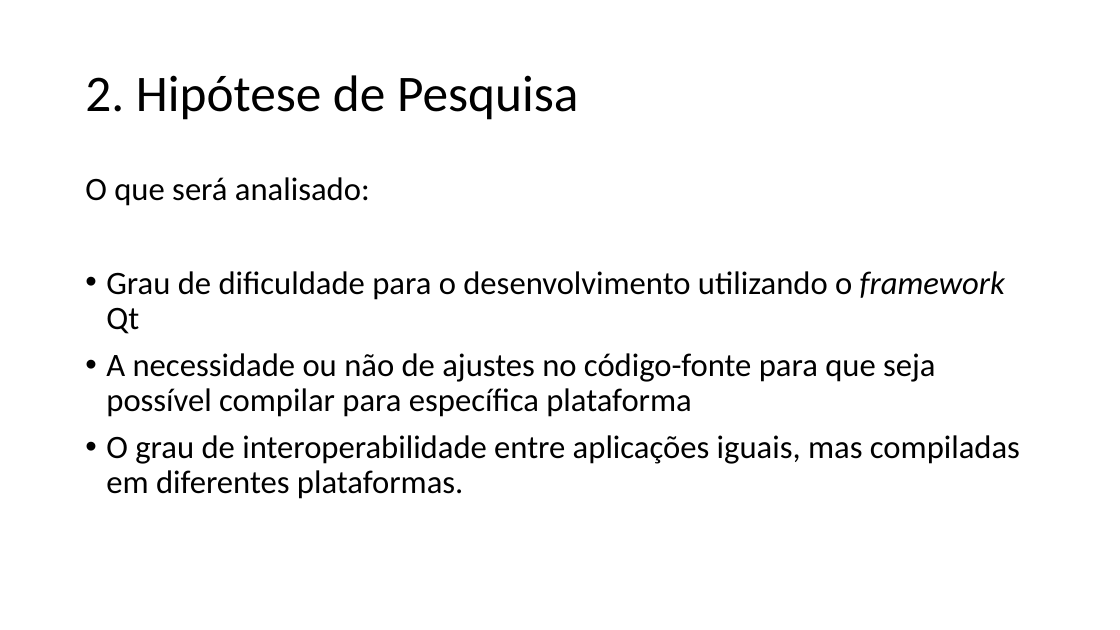
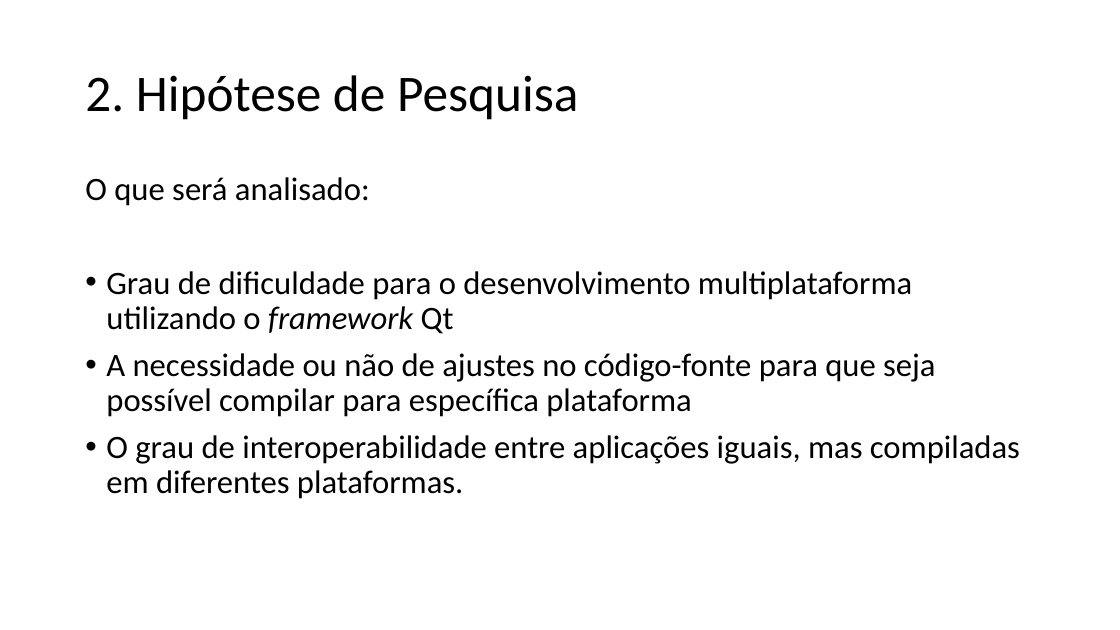
Before and after one commit to ricardopetrere/TCC_FTT, a slide deck: slide 7 of documentos/Apresentação_22_09.pptx. Drawn at 1120x630 pixels with LibreOffice and Linux fonts; fonts in the diff are those of the drawing. Boxes give left, top, right and bottom in pixels: in the first picture for what was removed or moved away, otherwise in the second. Text is boxed around its words. In the diff, an @@ line names an element or a change of style, - is before the commit and + after.

Commit message:
22_09

```diff
--- a/documentos/Apresentação_22_09.pptx
+++ b/documentos/Apresentação_22_09.pptx
@@ text at bbox=[106, 271, 912, 334]: text changed @@
-• Grau de dificuldade para o desenvolvimento utilizando o framework Qt
+• Grau de dificuldade para o desenvolvimento multiplataforma utilizando o framework Qt
```
Also in this commit, not shown: 2 other slides changed, 1 slide removed.
